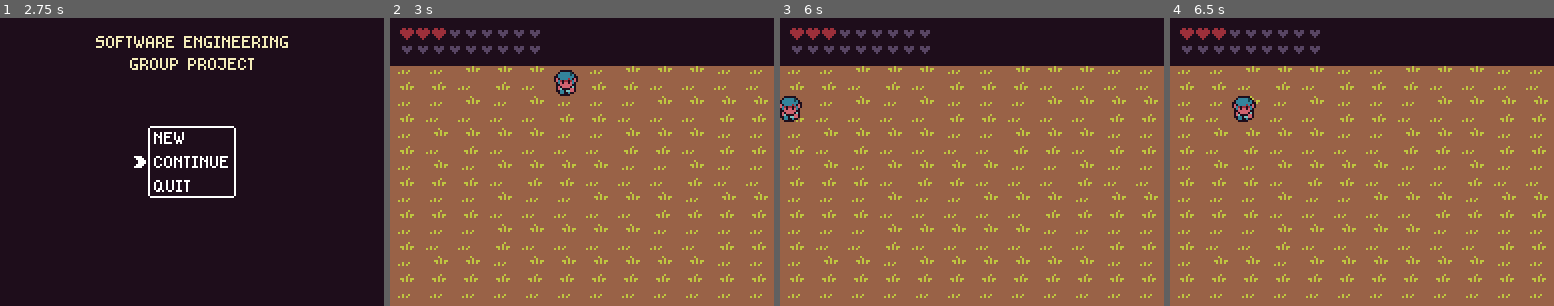
Above: before the commit, frames 1-4 (left to right).
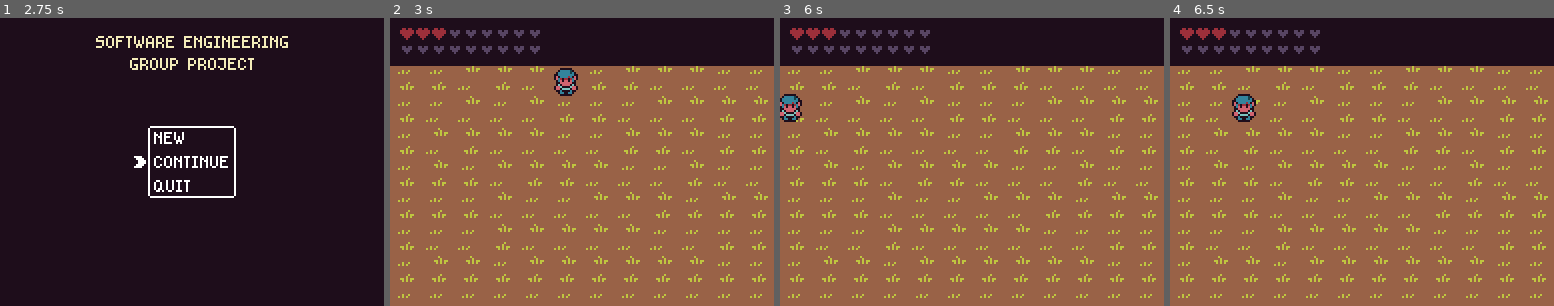
Above: after the commit, the same moments.

Repository: InsomniaWins/software-engineering-group-project
Game: Godot game, scene res://scenes/main/main.tscn
The game is run twice, just before and just after one commit, with the same random seed, the same clock (stepped at 60 frames per second) and the same inputs.
Inputs:
- Up to frame 1 (2.75 s): hold Right (right) 0.53-1.28 s; hold Z (select) 0.53-1.28 s; tap Enter at 1.25 s; hold Down (down) 1.28-2.03 s; tap Z (select) at 1.35 s; tap Space at 2 s; hold Right (right) from 2.03 s (still down); hold Z (select) from 2.03 s (still down)
- Up to frame 2 (3 s): tap Enter at 2.75 s; release Right (right) at 2.78 s; release Z (select) at 2.78 s; hold Up (up) from 2.78 s (still down); tap Z (select) at 2.85 s
- Up to frame 3 (6 s): tap Space at 3.5, 5 s; release Up (up) at 3.53 s; hold Z (select) 3.53-4.28 s; hold Left (left) 3.53-5.03 s; tap Enter at 4.25 s; tap Z (select) at 4.35, 5.85 s; hold Down (down) 5.03-5.78 s; hold Z (select) 5.03-5.78 s; hold Right (right) from 5.78 s (still down)
- Up to frame 4 (6.5 s): keep holding Right (right)

Frame 1 is identical in both runs. In frame 2, 0.3% of the frame differs, in the area x 42-49%, y 17-28%; in frame 3, 0.3%; in frame 4, 0.3%.

Commit message:
0.9
added damage knockback

Diff:
--- a/scenes/player/player.gd
+++ b/scenes/player/player.gd
@@ -3,6 +3,8 @@
 var move_speed:float = 64
 var velocity:Vector2 = Vector2()
 
+var _knockback_velocity:Vector2 = Vector2()
+var _knockback_resistance:float = 0.1
 var _movement_input:Vector2 = Vector2()
 var _on_stairs:bool = false
 var _moving:bool = false
@@ -13,6 +15,7 @@
 onready var _health_indicator_node:Control = _hud.get_node("HealthIndicator")
 onready var _previous_position:Vector2 = position
 onready var _character_sprite_node:AnimatedSprite = $AnimatedSprite
+
 
 func _process(delta):
 	_handle_sprite_animations(delta)
@@ -27,6 +30,12 @@
 func _physics_process(delta):
 	_process_movement_input(delta)
 	_process_movement(delta)
+
+	# process knockback
+	_knockback_velocity = _knockback_velocity.linear_interpolate(Vector2.ZERO, _knockback_resistance)
+	if _knockback_velocity.length() < 16:
+		_knockback_velocity = Vector2.ZERO
+	_knockback_velocity = move_and_slide(_knockback_velocity)
 
 
 func _handle_sprite_animations(delta):
@@ -58,7 +67,12 @@
 		velocity.y += sign(velocity.x) * move_speed * 0.5
 
 	move_and_slide(velocity)
+
 	_movement_input = Vector2()
 
 func is_on_stairs():
 	return _on_stairs
+
+func take_damage(damage_amount:int, knockback:Vector2 = Vector2.ZERO):
+	_health_manager.take_damage(damage_amount)
+	_knockback_velocity = knockback
--- a/scenes/player/player.tscn
+++ b/scenes/player/player.tscn
@@ -18,7 +18,7 @@
 [node name="AnimatedSprite" type="AnimatedSprite" parent="."]
 frames = ExtResource( 2 )
 animation = "walk_down"
-frame = 2
+frame = 3
 playing = true
 
 [node name="HealthManager" type="Node" parent="."]
